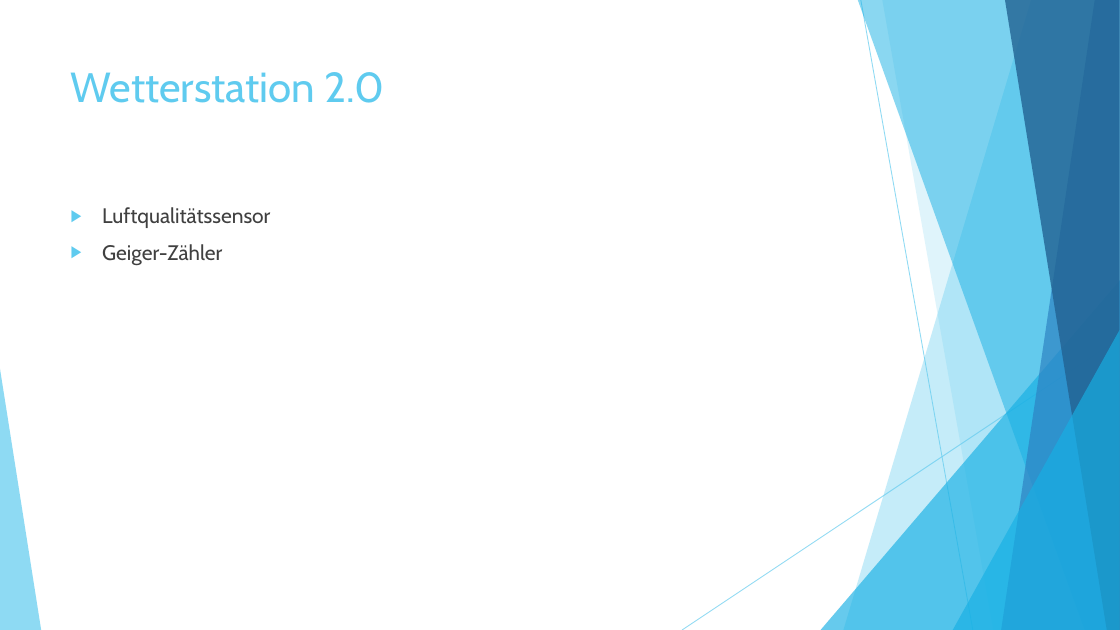
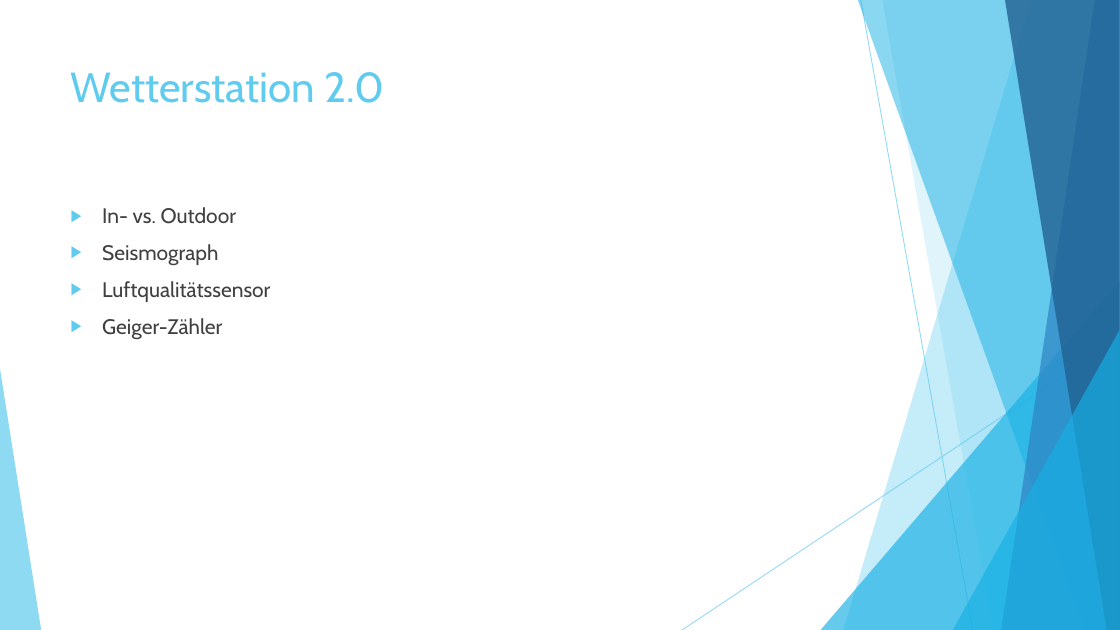
Before and after one commit to rinnerfabian/unistuff, a slide deck: slide 4 of IoT.pptx. Drawn at 1120x630 pixels with LibreOffice and Linux fonts; fonts in the diff are those of the drawing. Boxes give left, top, right and bottom in pixels: in the first picture for what was removed or moved away, otherwise in the second. Text is boxed around its words. In the diff, an @@ line names an element or a change of style, - is before the commit and + after.

```diff
--- a/IoT.pptx
+++ b/IoT.pptx
@@ text at <box>102,207,236,266</box>: paragraphs added @@
+▶ In- vs. Outdoor
+▶ Seismograph
```
Also in this commit, not shown: 3 other slides changed, 2 slides added, 2 slides removed, 2 other files.
